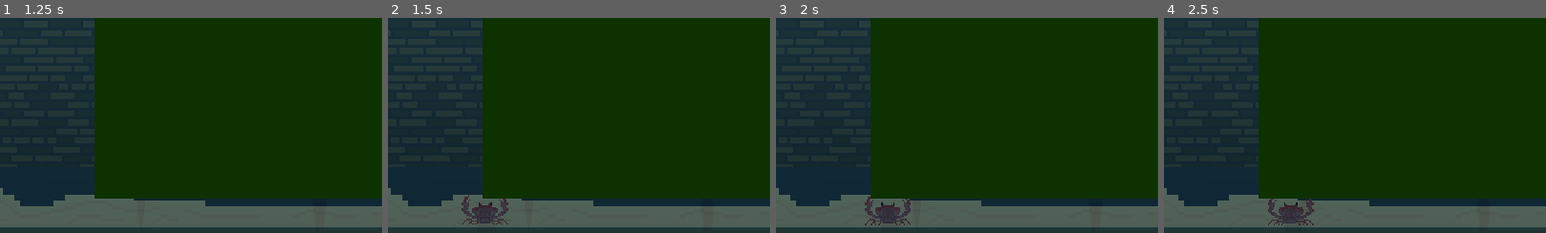
Above: before the commit, frames 1-4 (left to right).
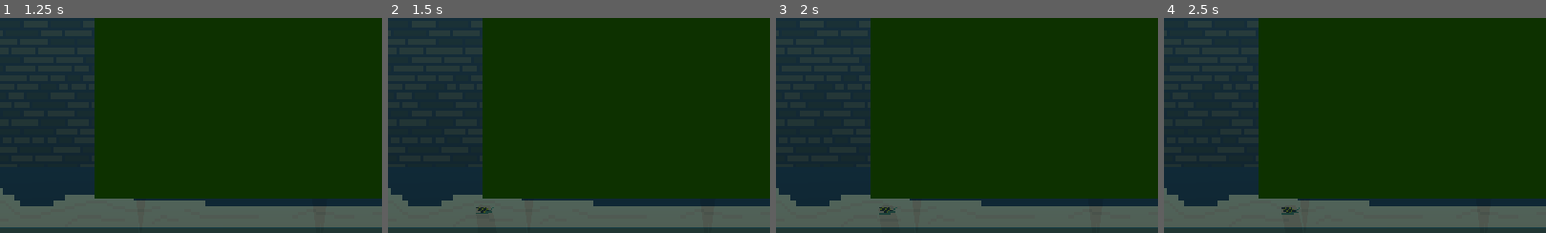
Above: after the commit, the same moments.

Repository: adrientremblay/ld56
Game: Godot game, scene res://scenes/game_screen.tscn
Two runs of this game, one before a commit and one after it. Both use one fixed random seed, a clock stepped at 60 frames per second and the inputs below.
Inputs:
- Up to frame 1 (1.25 s): click "Buy Creatures" at 0.5 s
- Up to frame 2 (1.5 s): click "buy snail (5$)" at 1.25 s
- Up to frame 3 (2 s): no input
- Up to frame 4 (2.5 s): click "Buy Plants" at 2 s
The pictures show only the part of the screen within x 8-58%, y 40-90%; the shares and areas given below are measured in that part.

Frame 1 is identical in both runs. In frame 2, 0.8% of the frame differs, in the area x 19-32%, y 82-96%; in frame 3, 0.8%; in frame 4, 0.8%.

Commit message:
Creature class and setting the creature type dynamically

Diff:
--- /dev/null
+++ b/creature.gd
@@ -0,0 +1,10 @@
+class_name Creature extends CharacterBody2D
+
+enum Species {SNAIL, CRAB, FISH}
+
+func set_species(species: Species):
+	match species:
+		Species.SNAIL:
+			$Sprite2D.texture = load("res://assets/art/assassin_snail.png")
+		Species.CRAB:
+			$Sprite2D.texture = load("res://assets/art/crab.png")
--- a/scenes/game_screen.gd
+++ b/scenes/game_screen.gd
@@ -37,8 +37,9 @@
 	money -= 5
 	set_money_label()
 
-	var creature = landCreatureScene.instantiate()
-	$Aquarium/Creatures.add_child(creature)
+	var snail = landCreatureScene.instantiate()
+	snail.set_species(Creature.Species.SNAIL)
+	$Aquarium/Creatures.add_child(snail)
 	creatures_find_corpses()
 
 	$SpawnCreature.play()
--- a/scripts/land_creature.gd
+++ b/scenes/land_creature.gd
@@ -1,4 +1,4 @@
-extends CharacterBody2D
+extends Creature
 
 var movement_speed: float = 50.0
 
--- a/scenes/land_creature.tscn
+++ b/scenes/land_creature.tscn
@@ -1,6 +1,6 @@
 [gd_scene load_steps=6 format=3 uid="uid://bv7787vivgr0t"]
 
-[ext_resource type="Script" path="res://scripts/land_creature.gd" id="1_x0mip"]
+[ext_resource type="Script" path="res://scenes/land_creature.gd" id="1_xskec"]
 [ext_resource type="Texture2D" uid="uid://cmqoa2bhwo22b" path="res://assets/art/crab.png" id="2_8yxhf"]
 [ext_resource type="AudioStream" uid="uid://bj1bvrslaqhv4" path="res://assets/audio/bite2.wav" id="3_8gn7c"]
 
@@ -11,7 +11,7 @@
 polygon = PackedVector2Array(8, -5, -8, -6, -16, 2, -15, 11, -10, 16, 16, 16)
 
 [node name="LandCreature" type="CharacterBody2D"]
-script = ExtResource("1_x0mip")
+script = ExtResource("1_xskec")
 
 [node name="Sprite2D" type="Sprite2D" parent="."]
 scale = Vector2(2.5, 2.5)
Binary file changed: assets/art/spokesman.aseprite
